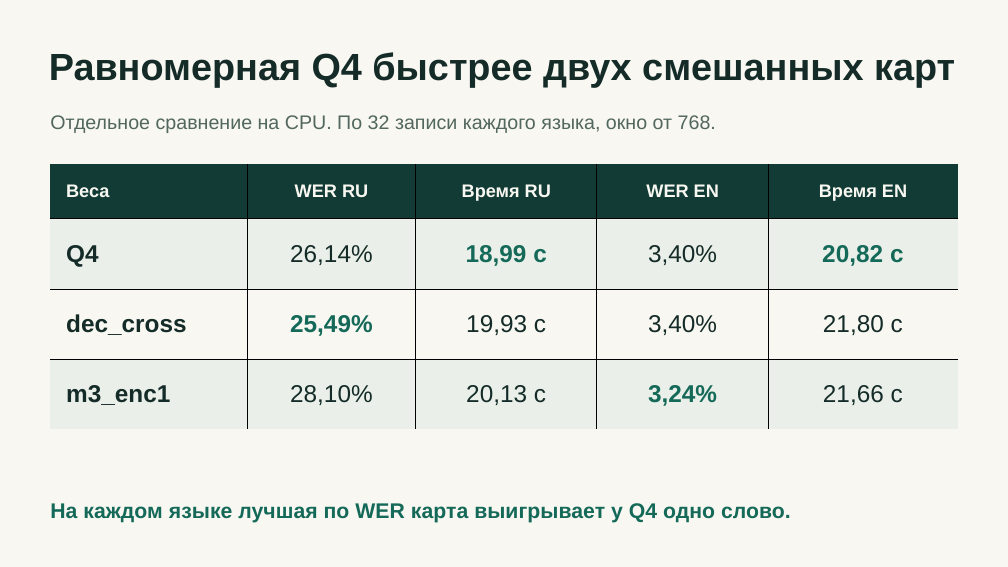
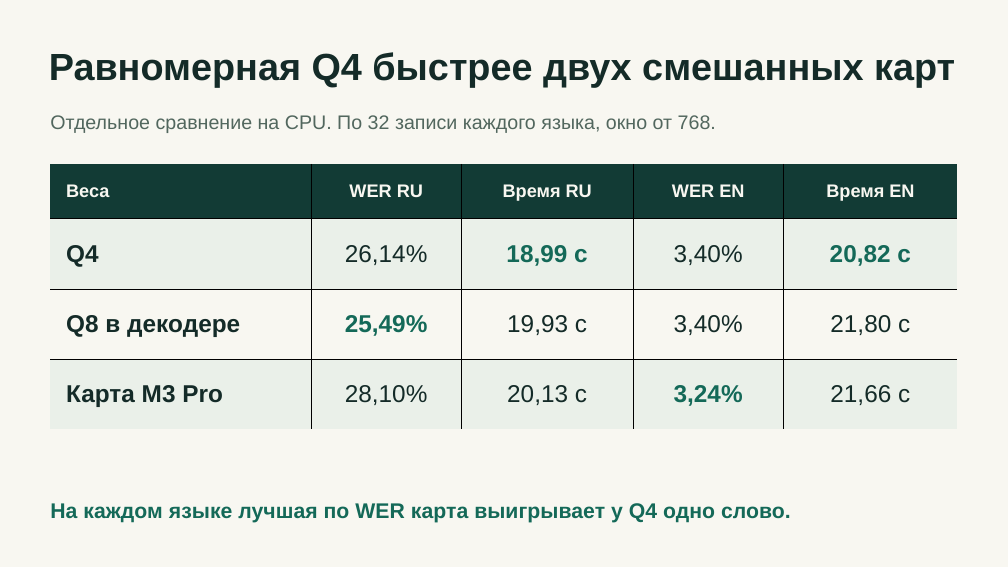
Before and after one commit to mnenadoeloo/EDLM_Whisper_Boost, a slide deck: slide 6 of results/whisper-small.pptx (slide 5 before the commit). Drawn at 1008x567 pixels with LibreOffice and Linux fonts; fonts in the diff are those of the drawing. Boxes give left, top, right and bottom in pixels: in the first picture for what was removed or moved away, otherwise in the second. Text is boxed around its words. In the diff, an @@ line names an element or a change of style, - is before the commit and + after.

```diff
--- a/results/whisper-small.pptx
+++ b/results/whisper-small.pptx
@@ table at box(51, 164, 958, 430) @@
-row 3, column 1: dec_cross
+row 3, column 1: Q8 в декодере
-row 4, column 1: m3_enc1
+row 4, column 1: Карта M3 Pro
```
Also in this commit, not shown: 3 other slides changed, 6 slides added, 2 slides removed, 16 other files.
